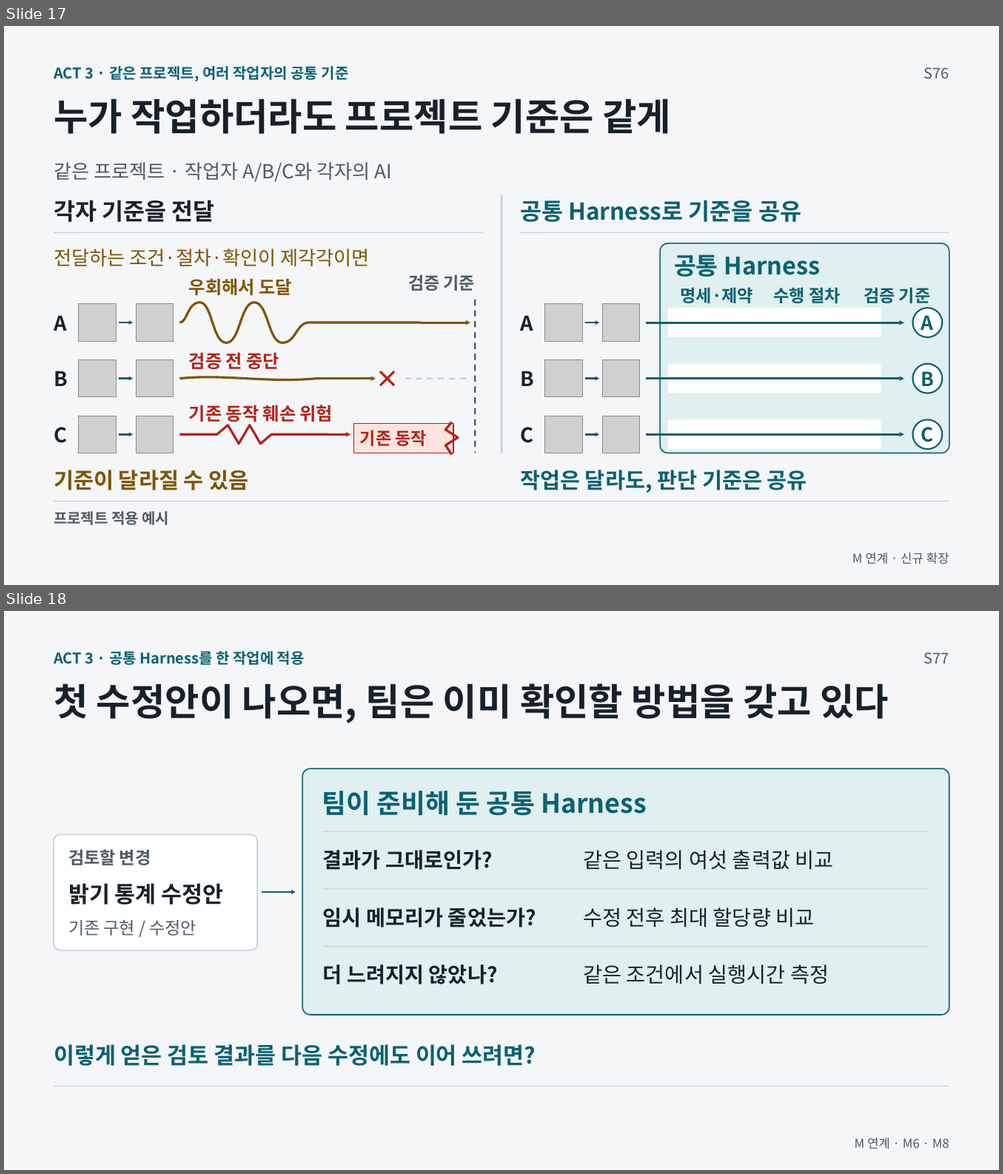
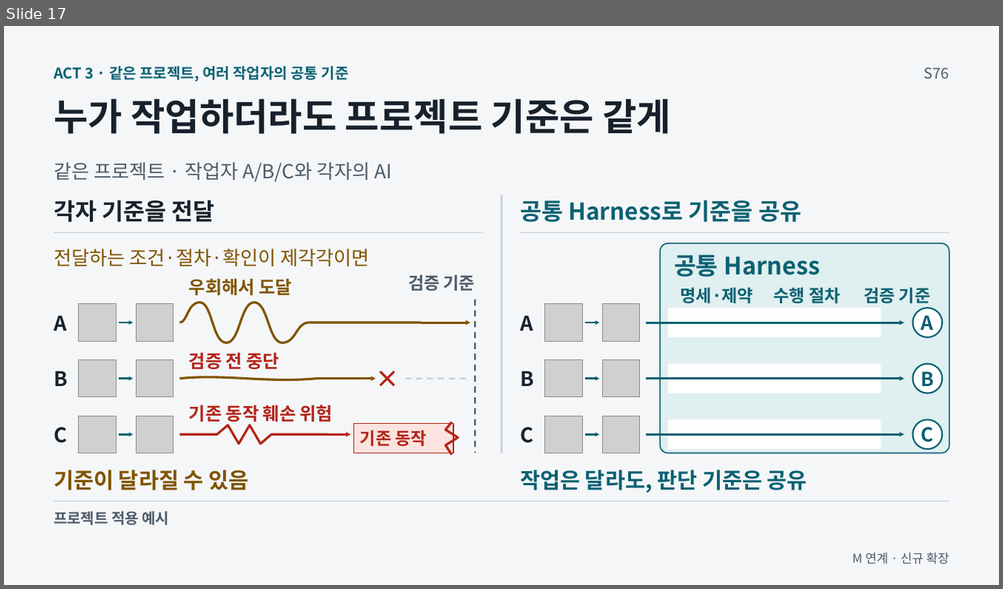
Before and after one commit to GideokKim/ai-dev-training, a slide deck: production/ACT_3.pptx. Shown one above the other, each under a label of ours: slides 17 and 18 before the commit, slide 17 after it. The pictures are 1003x1174 and 1003x589 pixels, drawn with LibreOffice and Linux fonts; fonts in the diff are those of the drawing; grey boxes stand for pictures. Boxes give left, top, right and bottom in pixels: in the first picture for what was removed or moved away, otherwise in the second. Text is boxed around its words. In the diff, an @@ line names an element or a change of style, - is before the commit and + after.

```diff
--- a/production/ACT_3.pptx
+++ b/production/ACT_3.pptx
@@ slide 18 removed at <box>4,611,999,1170</box>, background #F4F6F8 @@
@@ text removed at <box>54,651,304,665</box> @@
-ACT 3 · 공통 Harness를 한 작업에 적용
@@ text removed at <box>924,652,949,664</box> @@
-S77
@@ text removed at <box>54,684,888,723</box> @@
-첫 수정안이 나오면, 팀은 이미 확인할 방법을 갖고 있다
@@ rounded rectangle removed at <box>302,769,949,1014</box> @@
@@ text removed at <box>321,791,646,816</box> @@
-팀이 준비해 둔 공통 Harness
@@ line removed from (323, 832) to (929, 832) @@
@@ rounded rectangle removed at <box>54,834,258,951</box> @@
@@ text removed at <box>68,849,151,866</box> @@
-검토할 변경
@@ text removed at <box>322,850,492,870</box> @@
-결과가 그대로인가?
@@ text removed at <box>583,850,834,870</box> @@
-같은 입력의 여섯 출력값 비교
@@ text removed at <box>68,883,224,905</box> @@
-밝기 통계 수정안
@@ arrow removed from (262, 892) to (296, 892) @@
@@ line removed from (323, 889) to (929, 889) @@
@@ text removed at <box>68,920,196,936</box> @@
-기존 구현 / 수정안
@@ text removed at <box>322,908,536,928</box> @@
-임시 메모리가 줄었는가?
@@ text removed at <box>583,908,814,928</box> @@
-수정 전후 최대 할당량 비교
@@ text removed at <box>322,965,498,985</box> @@
-더 느려지지 않았나?
@@ line removed from (323, 947) to (929, 947) @@
@@ text removed at <box>583,965,828,985</box> @@
-같은 조건에서 실행시간 측정
@@ text removed at <box>54,1045,536,1066</box> @@
-이렇게 얻은 검토 결과를 다음 수정에도 이어 쓰려면?
@@ line removed from (54, 1087) to (949, 1087) @@
@@ text removed at <box>854,1138,949,1150</box> @@
-M 연계 · M6 · M8
```
Also in this commit, not shown: 1 slide added, 27 other files.
